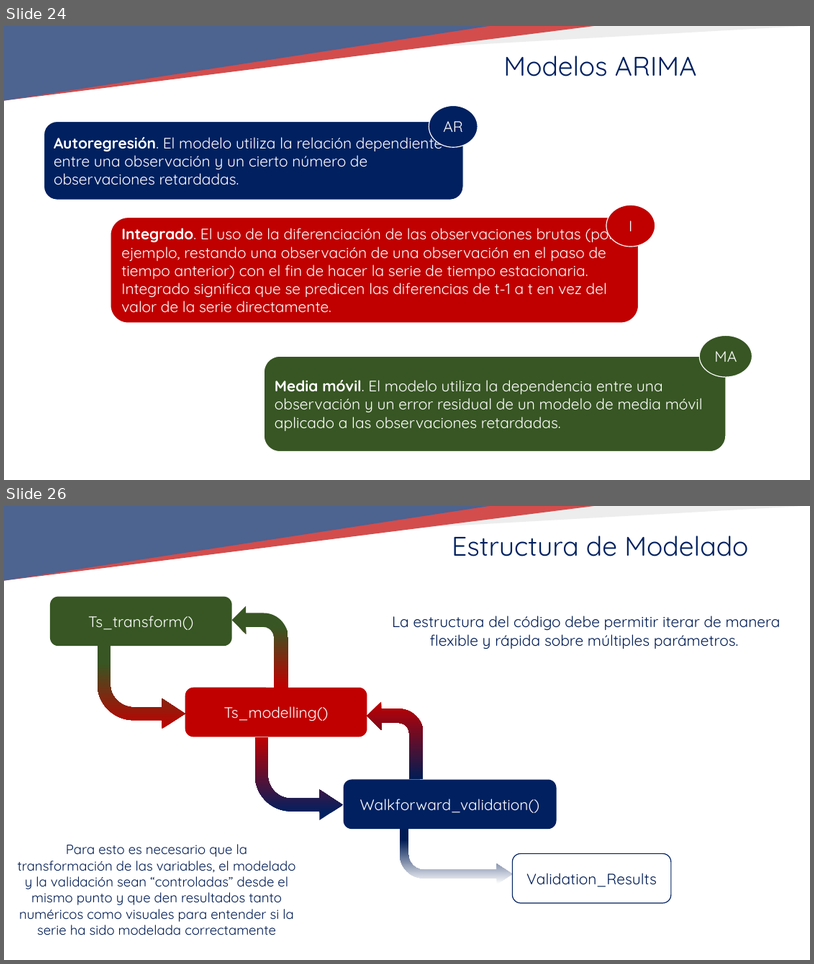
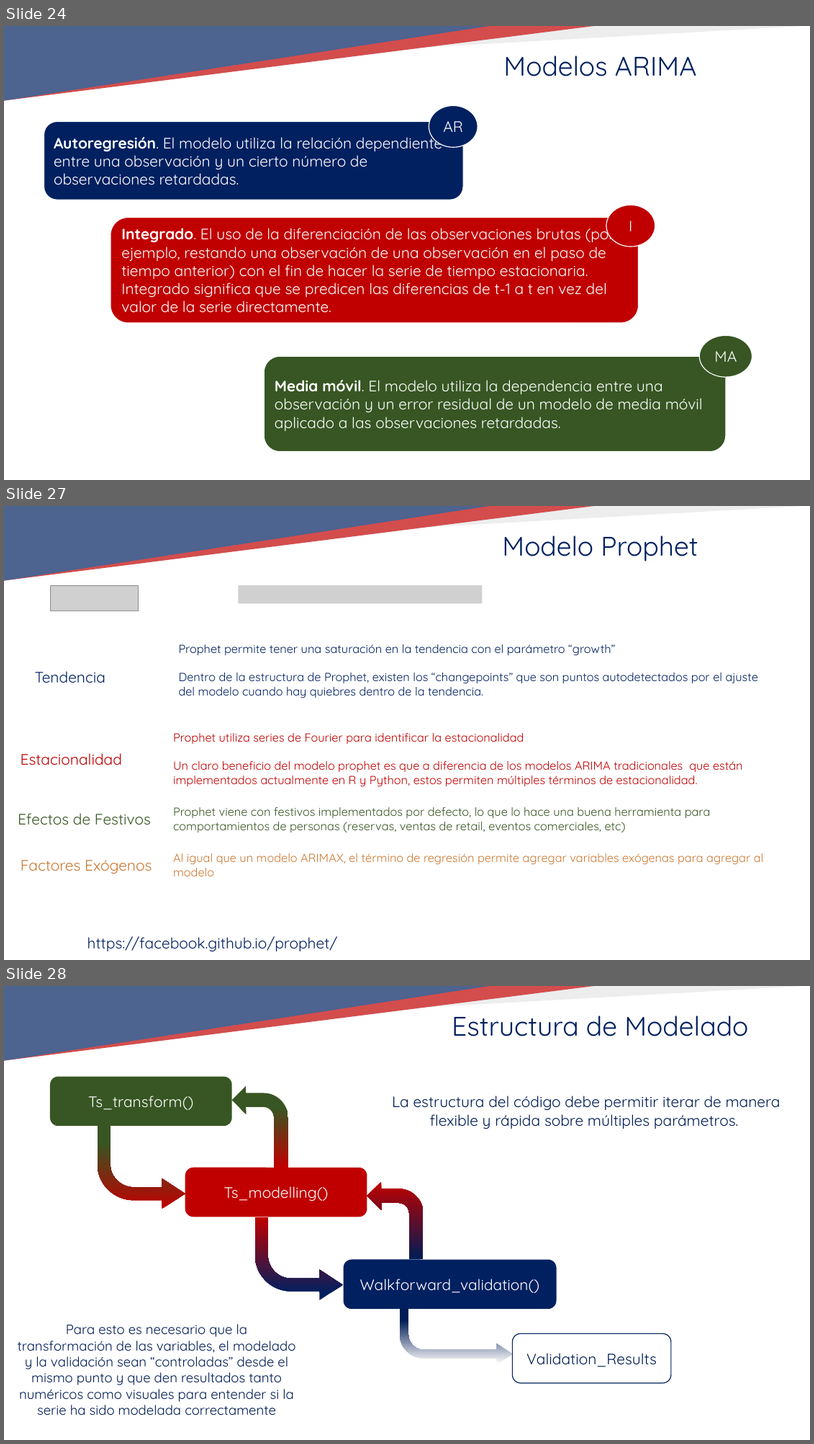
Before and after one commit to TeresaLS/timeseries_lab, a slide deck: 03_BASIC_MODELLING/03_BASIC_MODELLING.pptx. Shown one above the other, each under a label of ours: slides 24 and 26 before the commit, slides 24, 27 and 28 after it; the slides between them are not shown. The pictures are 814x964 and 814x1444 pixels, drawn with LibreOffice and Linux fonts; fonts in the diff are those of the drawing; grey boxes stand for pictures; background and template pictures are left out. Boxes give left, top, right and bottom in pixels: in the first picture for what was removed or moved away, otherwise in the second. Text is boxed around its words. In the diff, an @@ line names an element or a change of style, - is before the commit and + after.

Commit message:
Se completa la presentación con cambios de ARIMA y Prophet y se arreglan los fallos del modelo Prophet en el código

```diff
--- a/03_BASIC_MODELLING/03_BASIC_MODELLING.pptx
+++ b/03_BASIC_MODELLING/03_BASIC_MODELLING.pptx
@@ slide 27 added at <box>4,506,810,960</box>, background #FFFFFF; not listed: 4 template elements that a slide beside it also shows @@
@@ text added at <box>502,536,698,561</box>, 32 pt, text #002060 @@
+Modelo Prophet
@@ picture added at <box>51,586,139,611</box> @@
@@ picture added at <box>238,585,483,603</box> @@
@@ text added at <box>179,644,759,698</box>, 14 pt, text #002060 @@
+Prophet permite tener una saturación en la tendencia con el parámetro “growth”
+Dentro de la estructura de Prophet, existen los “changepoints” que son puntos autodetectados por el ajuste del modelo cuando hay quiebres dentro de la tendencia.
@@ text added at <box>35,671,106,683</box>, 18 pt, text #002060 @@
+Tendencia
@@ text added at <box>173,733,743,787</box>, 14 pt, text #C00000 @@
+Prophet utiliza series de Fourier para identificar la estacionalidad
+Un claro beneficio del modelo prophet es que a diferencia de los modelos ARIMA tradicionales que están implementados actualmente en R y Python, estos permiten múltiples términos de estacionalidad.
@@ text added at <box>21,753,122,765</box>, 18 pt, text #C00000 @@
+Estacionalidad
@@ text added at <box>173,807,711,832</box>, 14 pt, text #385723 @@
+Prophet viene con festivos implementados por defecto, lo que lo hace una buena herramienta para comportamientos de personas (reservas, ventas de retail, eventos comerciales, etc)
@@ text added at <box>18,813,151,824</box>, 18 pt, text #375623 @@
+Efectos de Festivos
@@ text added at <box>21,860,152,873</box>, 18 pt, text #CC7832 @@
+Factores Exógenos
@@ text added at <box>173,853,764,876</box>, 14 pt, text #CC7832 @@
+Al igual que un modelo ARIMAX, el término de regresión permite agregar variables exógenas para agregar al modelo
@@ text added at <box>88,936,338,952</box>, 18 pt, text #002060 @@
+https://facebook.github.io/prophet/
@@ what was slide 26 is now slide 28 @@
```
Also in this commit, not shown: 1 slide changed, 1 other slide added, 24 other files.
